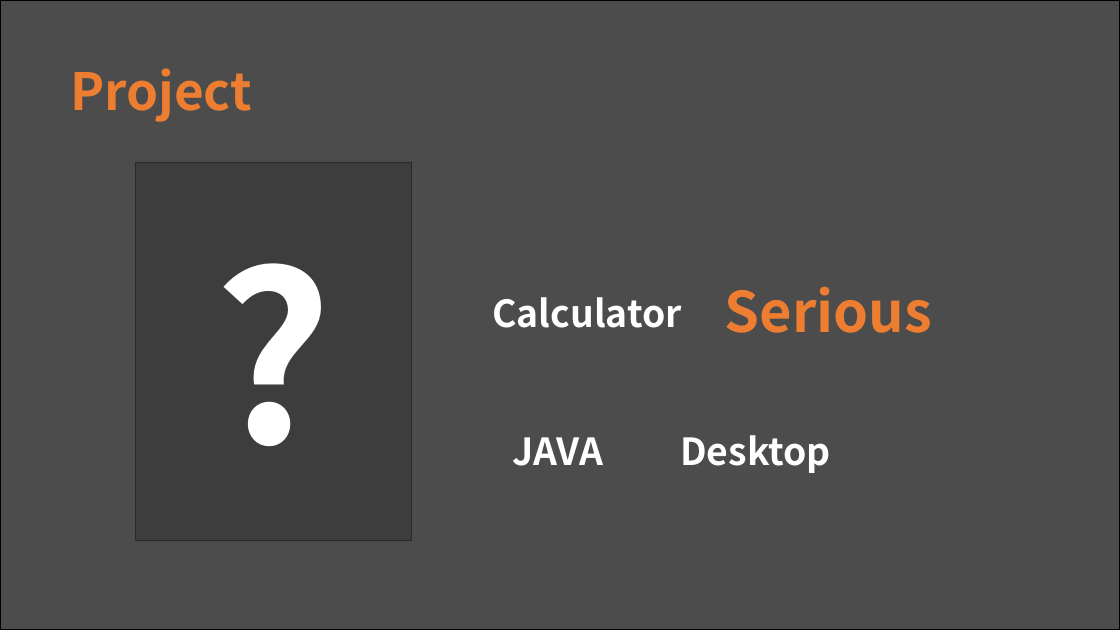
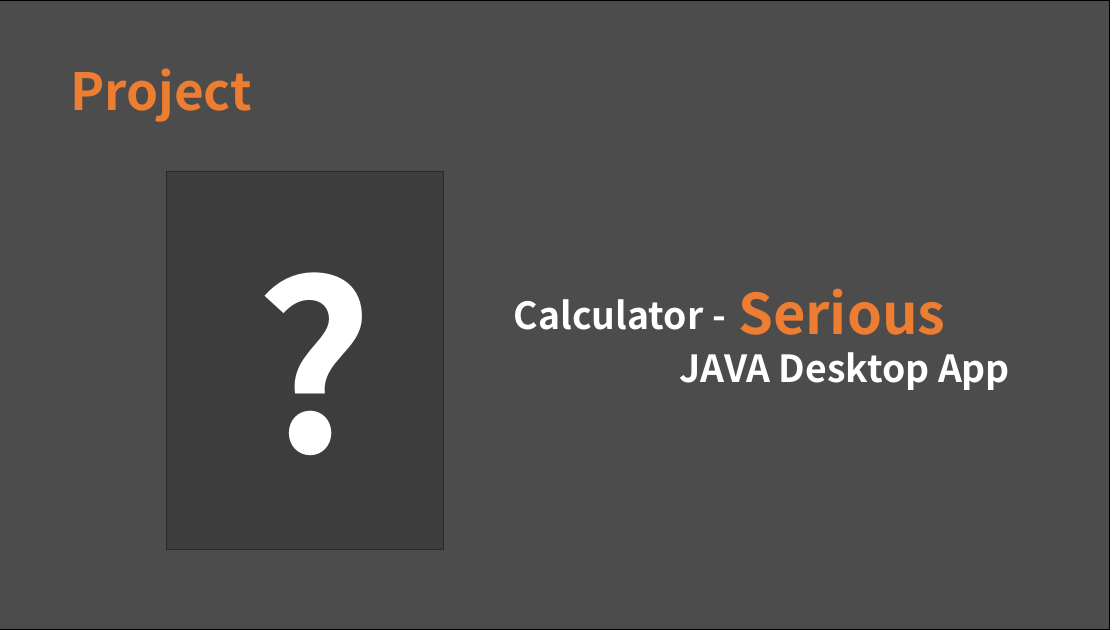
Before and after one commit to hbseo/desktop_calculator, a slide deck: slide 3 of simpsons.pptx. Drawn at 1120x630 pixels with LibreOffice and Linux fonts; fonts in the diff are those of the drawing; grey boxes stand for pictures. Boxes give left, top, right and bottom in pixels: in the first picture for what was removed or moved away, otherwise in the second. Text is boxed around its words. In the diff, an @@ line names an element or a change of style, - is before the commit and + after.

```diff
--- a/simpsons.pptx
+++ b/simpsons.pptx
@@ rectangle: place and size @@
-rectangle at bbox=[0, 0, 1120, 630]
+rectangle at bbox=[0, 0, 1110, 630]
@@ picture: place and size @@
-picture at bbox=[135, 162, 412, 540]
+picture at bbox=[167, 171, 444, 549]
@@ text "?": place and size @@
-text "?" at bbox=[205, 207, 339, 497]
+text "?" at bbox=[246, 217, 381, 507]
@@ text at bbox=[514, 299, 704, 330]: text changed @@
-Calculator
+Calculator -
@@ text "Serious": place and size @@
-text "Serious" at bbox=[725, 286, 932, 333]
+text "Serious" at bbox=[738, 288, 945, 335]
@@ text at bbox=[680, 352, 1010, 390]: text changed @@
-JAVA Desktop
+JAVA Desktop App
```
Also in this commit, not shown: 11 other slides changed.
